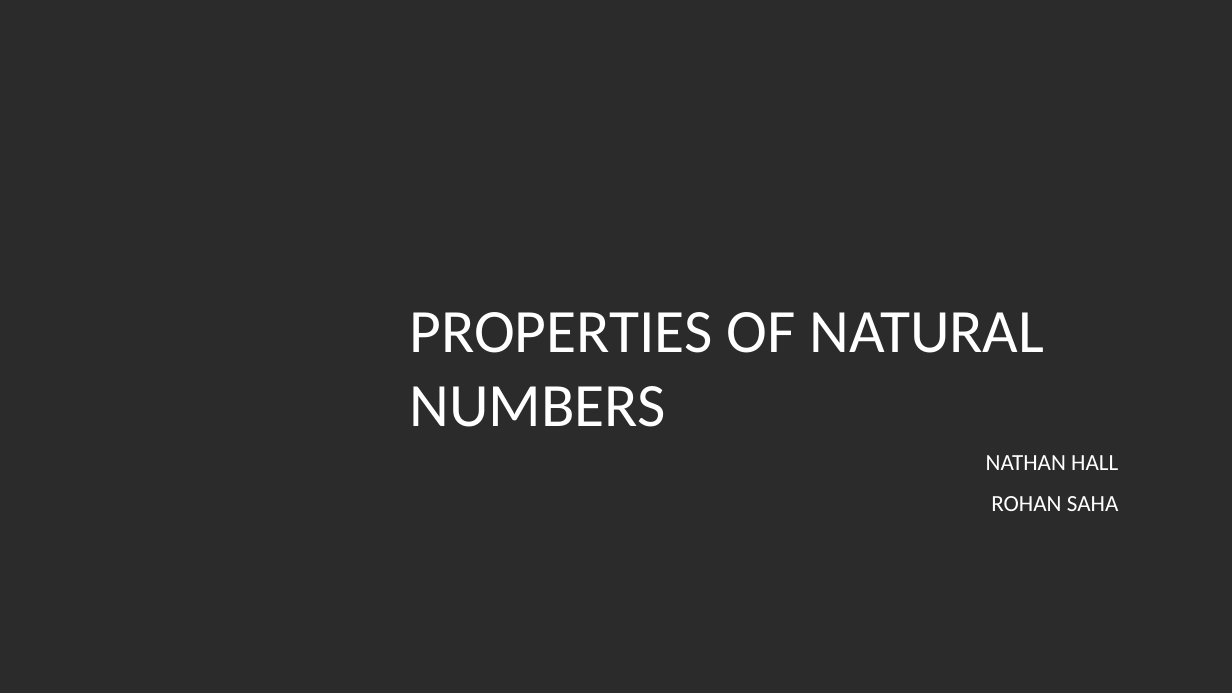
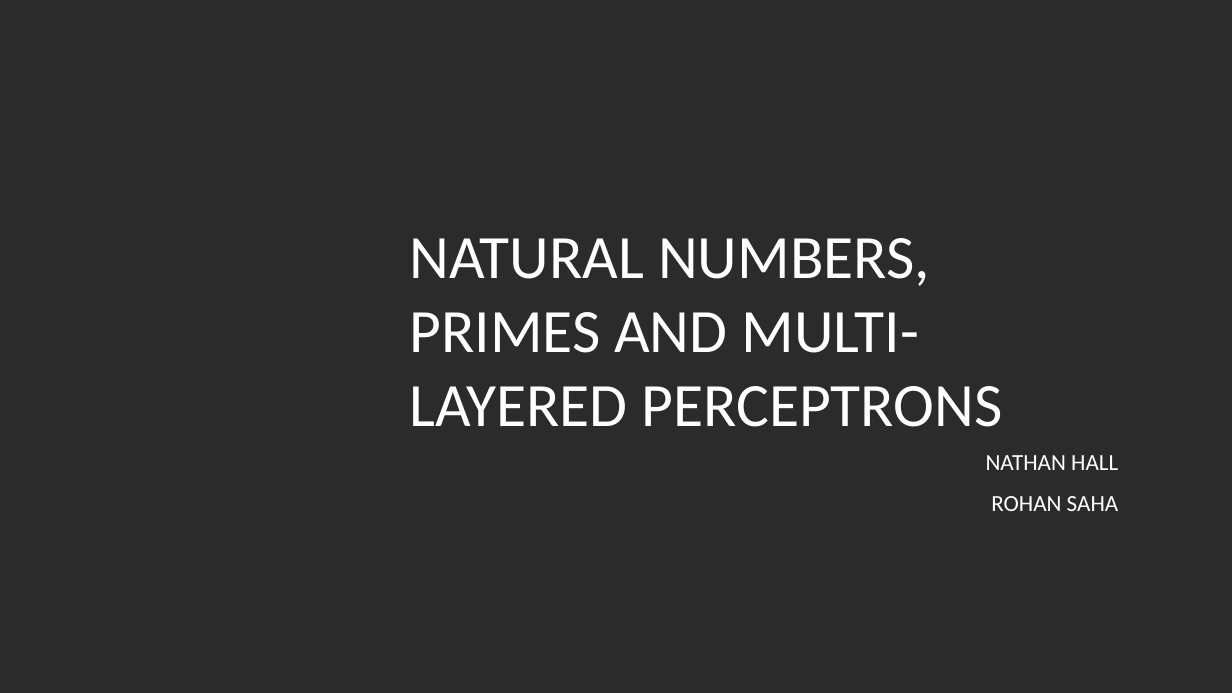
Before and after one commit to rohansaha/CSC-635-Data-Mining-, a slide deck: slide 1 of Classifying natural numbers.pptx. Drawn at 1232x693 pixels with LibreOffice and Linux fonts; fonts in the diff are those of the drawing; background and template pictures are left out; a plain dark background stands for a picture behind light text. Boxes give left, top, right and bottom in pixels: in the first picture for what was removed or moved away, otherwise in the second. Text is boxed around its words. In the diff, an @@ line names an element or a change of style, - is before the commit and + after.

```diff
--- a/Classifying natural numbers.pptx
+++ b/Classifying natural numbers.pptx
@@ text at box(409, 238, 1003, 427): text changed @@
-PROPERTIES OF NATURAL NUMBERS
+NATURAL NUMBERS, PRIMES AND MULTI-LAYERED PERCEPTRONS
```
Also in this commit, not shown: 2 other slides changed, 6 slides added, 2 slides removed.
